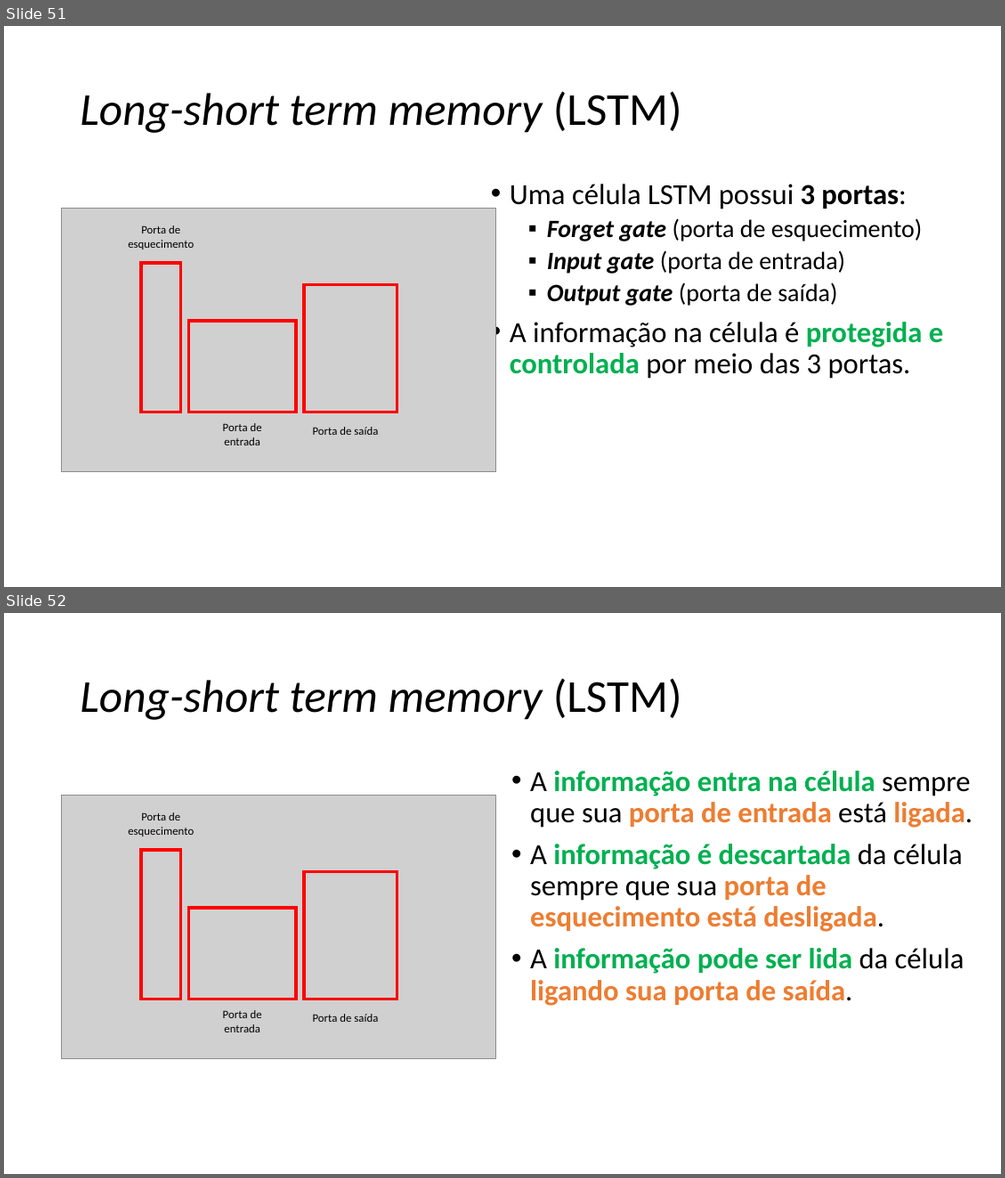
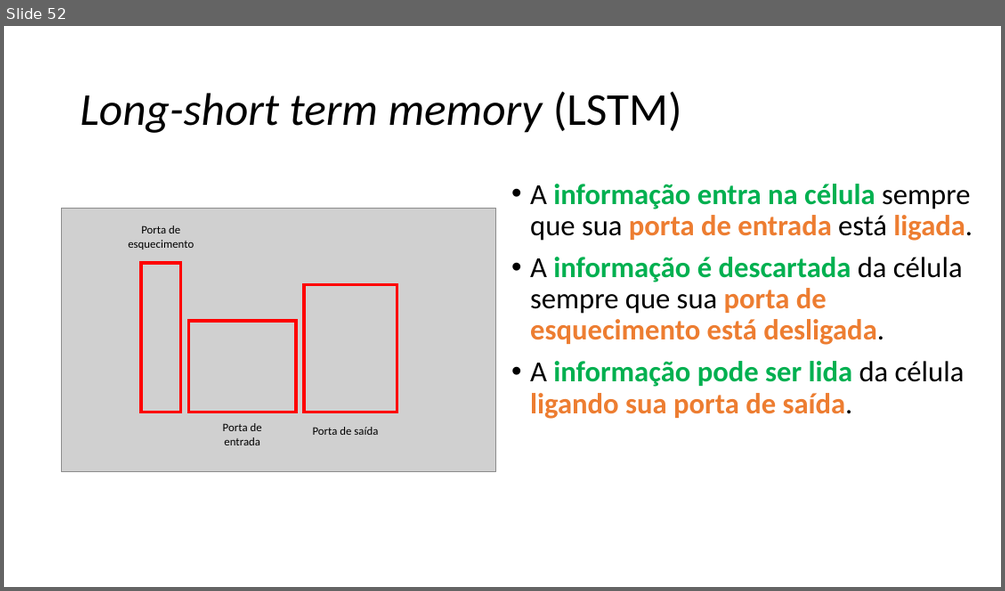
Before and after one commit to zz4fap/c24_inteligencia_artificial, a slide deck: slides/C24_RNN.pptx. Shown one above the other, each under a label of ours: slides 51 and 52 before the commit, slide 52 after it. The pictures are 1005x1178 and 1005x591 pixels, drawn with LibreOffice and Linux fonts; fonts in the diff are those of the drawing; grey boxes stand for pictures. Boxes give left, top, right and bottom in pixels: in the first picture for what was removed or moved away, otherwise in the second. Text is boxed around its words. In the diff, an @@ line names an element or a change of style, - is before the commit and + after.

```diff
--- a/slides/C24_RNN.pptx
+++ b/slides/C24_RNN.pptx
@@ slide 51 removed at bbox=[4, 26, 1001, 587], background #FFFFFF @@
@@ title removed at bbox=[80, 91, 682, 133] @@
-Long-short term memory (LSTM)
@@ text removed at bbox=[510, 184, 943, 378] @@
-• Uma célula LSTM possui 3 portas:
-  ▪ Forget gate (porta de esquecimento)
-  ▪ Input gate (porta de entrada)
-  ▪ Output gate (porta de saída)
-• A informação na célula é protegida e controlada por meio das 3 portas.
@@ picture removed at bbox=[61, 208, 496, 472] @@
@@ text removed at bbox=[128, 225, 194, 249] @@
-Porta de esquecimento
@@ rectangle removed at bbox=[142, 263, 181, 412] @@
@@ rectangle removed at bbox=[304, 285, 397, 412] @@
@@ rectangle removed at bbox=[189, 321, 297, 412] @@
@@ text removed at bbox=[223, 423, 262, 445] @@
-Porta de entrada
@@ text removed at bbox=[313, 426, 378, 435] @@
-Porta de saída
```
Also in this commit, not shown: 4 slides changed, 3 slides added.
